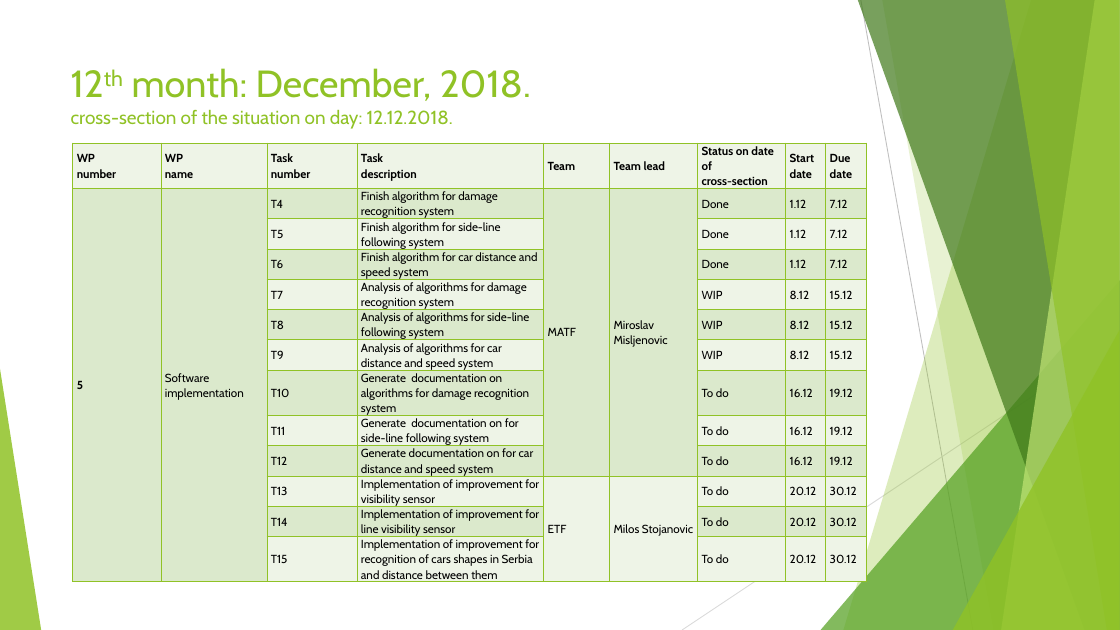
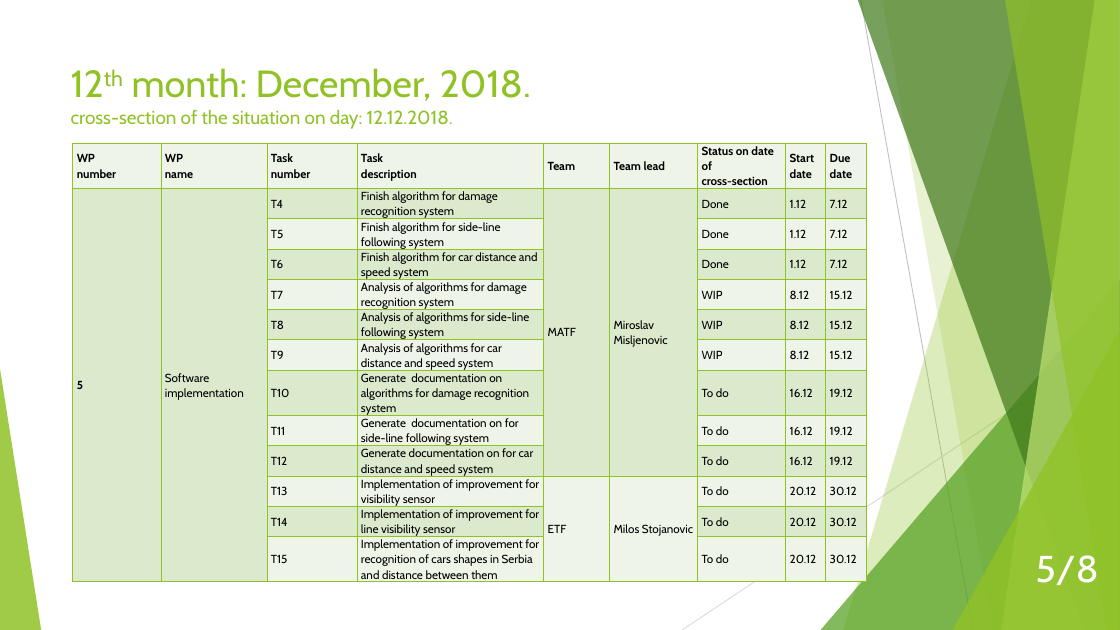
Before and after one commit to MarinaNikolic/UPR, a slide deck: slide 5 of alilni_plan.ppt.pptx. Drawn at 1120x630 pixels with LibreOffice and Linux fonts; fonts in the diff are those of the drawing. Boxes give left, top, right and bottom in pixels: in the first picture for what was removed or moved away, otherwise in the second. Text is boxed around its words. In the diff, an @@ line names an element or a change of style, - is before the commit and + after.

```diff
--- a/alilni_plan.ppt.pptx
+++ b/alilni_plan.ppt.pptx
@@ page number added at [1036, 555, 1099, 585], 32 pt, text #FFFFFF @@
+5/8
```
Also in this commit, not shown: 6 other slides changed.
